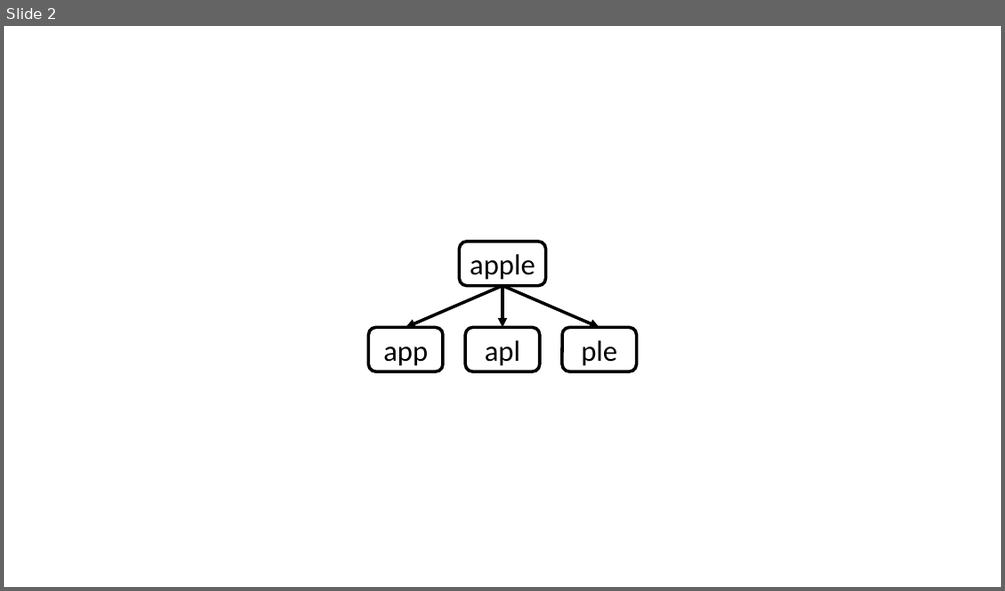
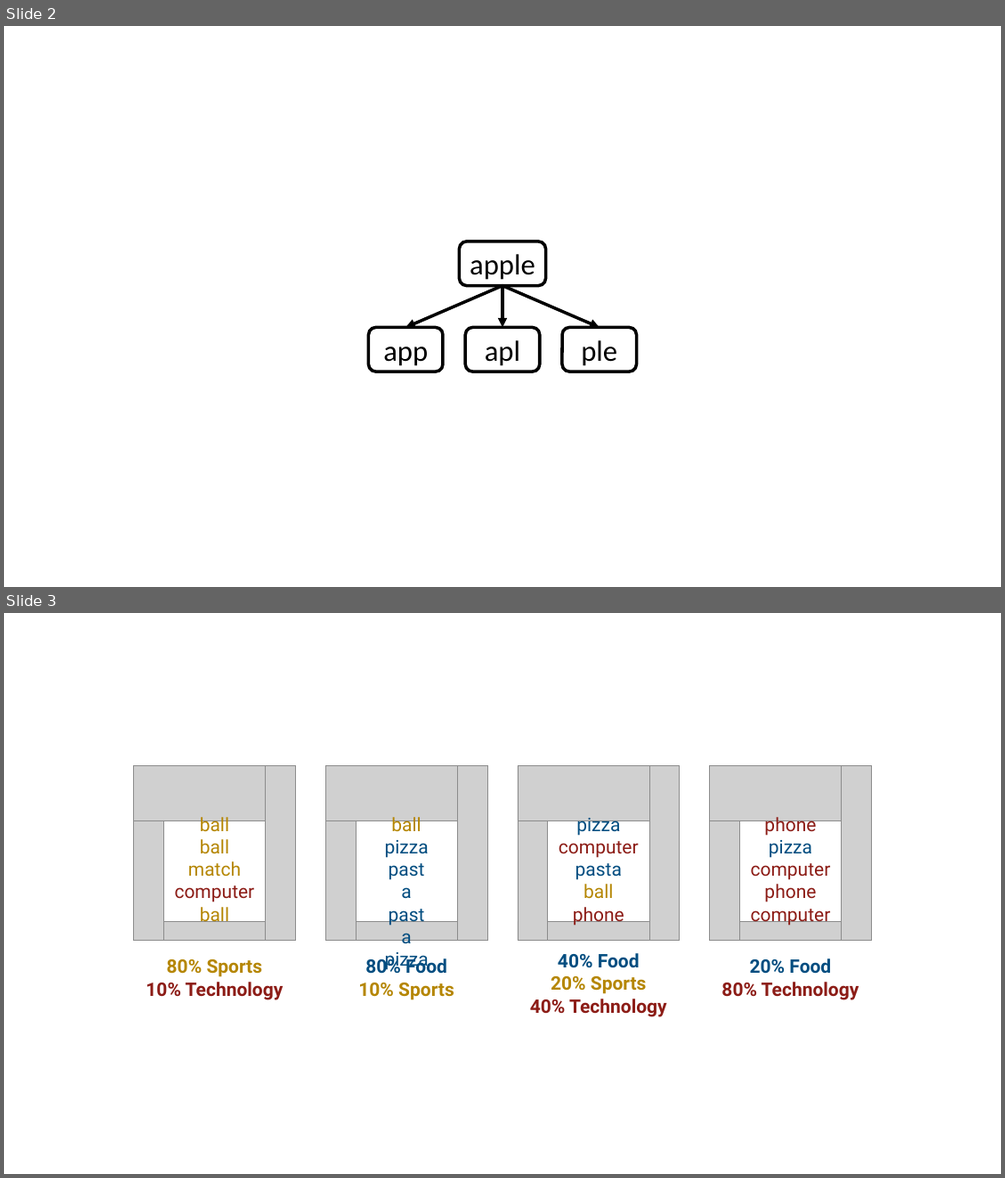
Before and after one commit to heladiolopes/TrendForecasting, a slide deck: report/01.Chapters/02.Background/figures.pptx. Shown one above the other, each under a label of ours: slide 2 before the commit, slides 2 and 3 after it. The pictures are 1005x591 and 1005x1178 pixels, drawn with LibreOffice and Linux fonts; fonts in the diff are those of the drawing; grey boxes stand for pictures. Boxes give left, top, right and bottom in pixels: in the first picture for what was removed or moved away, otherwise in the second. Text is boxed around its words. In the diff, an @@ line names an element or a change of style, - is before the commit and + after.

```diff
--- a/report/01.Chapters/02.Background/figures.pptx
+++ b/report/01.Chapters/02.Background/figures.pptx
@@ slide 3 added at [4,613,1001,1174], background #FFFFFF @@
@@ group added at [133,765,872,1017]: 16 pictures, 8 texts @@
+80% Sports
+10% Technology
+20% Food
+80% Technology
+80% Food
+10% Sports
+40% Food
+20% Sports
+40% Technology
+ball
+ball
+match
+computer
+ball
+ball
+pizza
+pasta
+pasta
+pizza
+pizza
+computer
+pasta
+ball
+phone
+phone
+pizza
+computer
+phone
+computer
```
Also in this commit, not shown: 5 other files.
